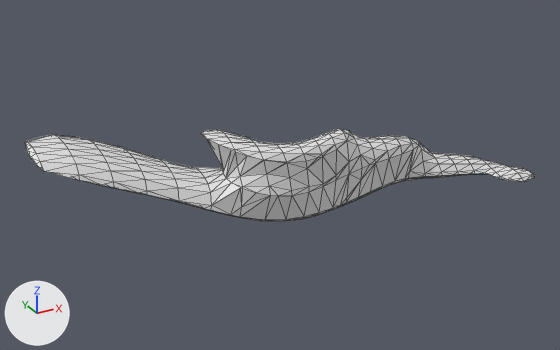
The OBJ model src/wormguides/model/obj_files/lim4_bundle_right_t398.obj: old version first, new version second.
The view is the same before and after, from a 50 mm camera at (212.2, -184.8, 231.1) aimed at (251.8, -112.9, 195.2). The lights are fixed; the arrows at lower left show +X, +Y and +Z. Mesh edges are drawn as thin lines. Where no turn or scale is listed for an object, it has been applied to the vertices.

The first picture shows 'lim4_bundle_right_t398'.
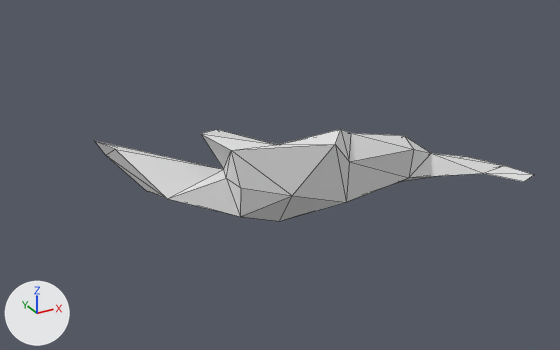
Edits to the bpy script that builds the scene:
```text
Change me_lim4_bundle_right_t398:
    used by ob_lim4_bundle_right_t398; location = (0.0, 0.0, 0.0)
    remove me_lim4_bundle_right_t398.from_pydata(...)  # 512 vertices, 1020 faces; spans x 224.7..285.0, y -121.2..-106.8, z 189.3..203.1
    add me_lim4_bundle_right_t398.from_pydata(...)  # 41 vertices, 76 faces; spans x 232.4..285.0, y -121.2..-106.8, z 189.6..202.3
    me_lim4_bundle_right_t398 part 1: 476 vertices removed from x 224.7..285.0, y -120.9..-106.8, z 189.3..203.1; 5 vertices added at x 232.4..237.1, y -115.4..-106.8, z 196.3..201.0
```

Location of each change, [x1, y1, x2, y2] in pixels of the pictures (560 x 350 px):
'lim4_bundle_right_t398', reshaped (14% narrower)
    before: [25, 129, 534, 221]
    after: [95, 129, 533, 221]
part 1 of me_lim4_bundle_right_t398, cut back
    before: [25, 129, 534, 221]
    after: [95, 141, 240, 217]
